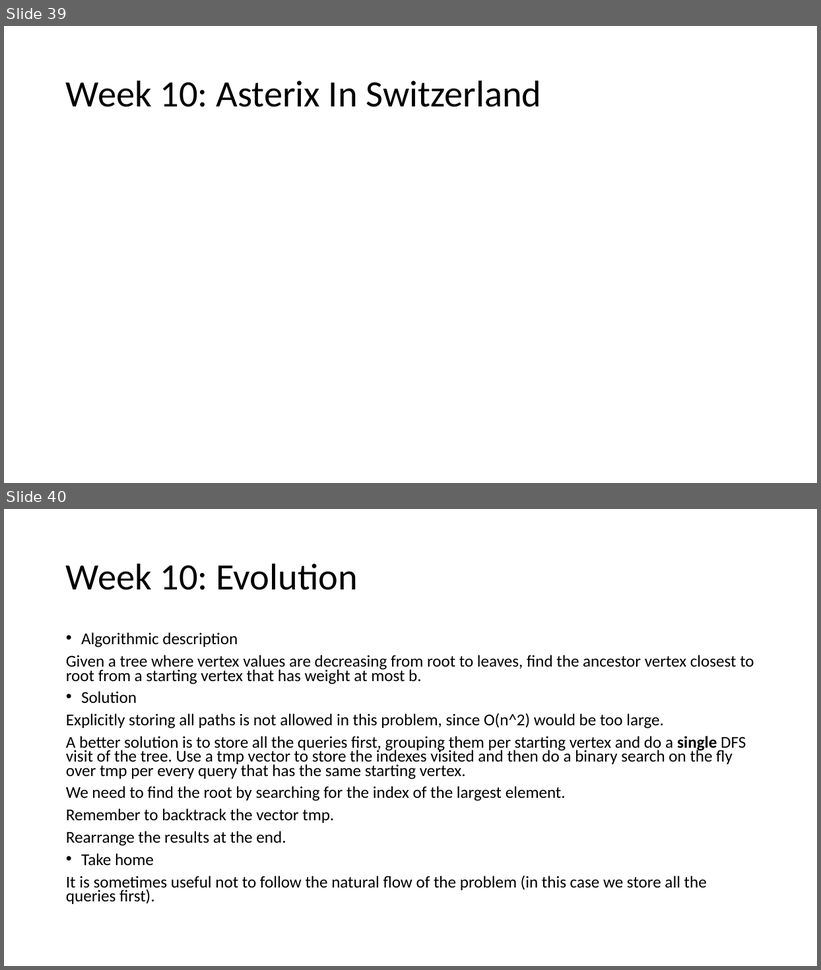
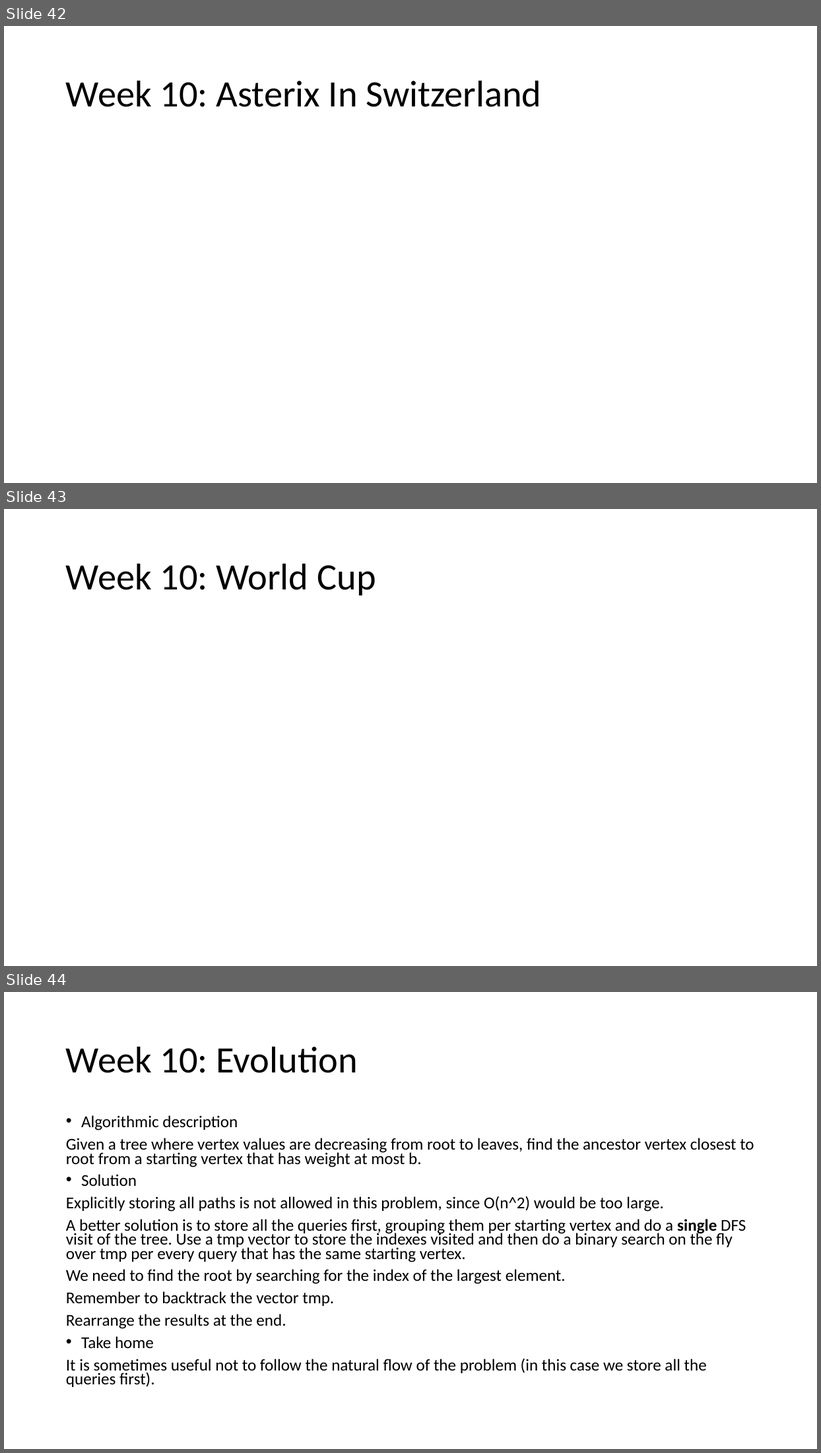
Before and after one commit to giacomocamposampiero/algolab, a slide deck: Recap.pptx. Shown one above the other, each under a label of ours: slides 39 and 40 before the commit, slides 42, 43 and 44 after it. The pictures are 821x970 and 821x1453 pixels, drawn with LibreOffice and Linux fonts; fonts in the diff are those of the drawing; grey boxes stand for pictures. Boxes give left, top, right and bottom in pixels: in the first picture for what was removed or moved away, otherwise in the second. Text is boxed around its words. In the diff, an @@ line names an element or a change of style, - is before the commit and + after.

```diff
--- a/Recap.pptx
+++ b/Recap.pptx
@@ slide 43 added at [4,509,817,966], background #FFFFFF @@
@@ title added at [66,563,376,595], 44 pt, text #000000 @@
+Week 10: World Cup
@@ what was slide 39 is now slide 42 @@
@@ what was slide 40 is now slide 44 @@
```
Also in this commit, not shown: 4 slides changed, 4 other slides added, 5 other files.
